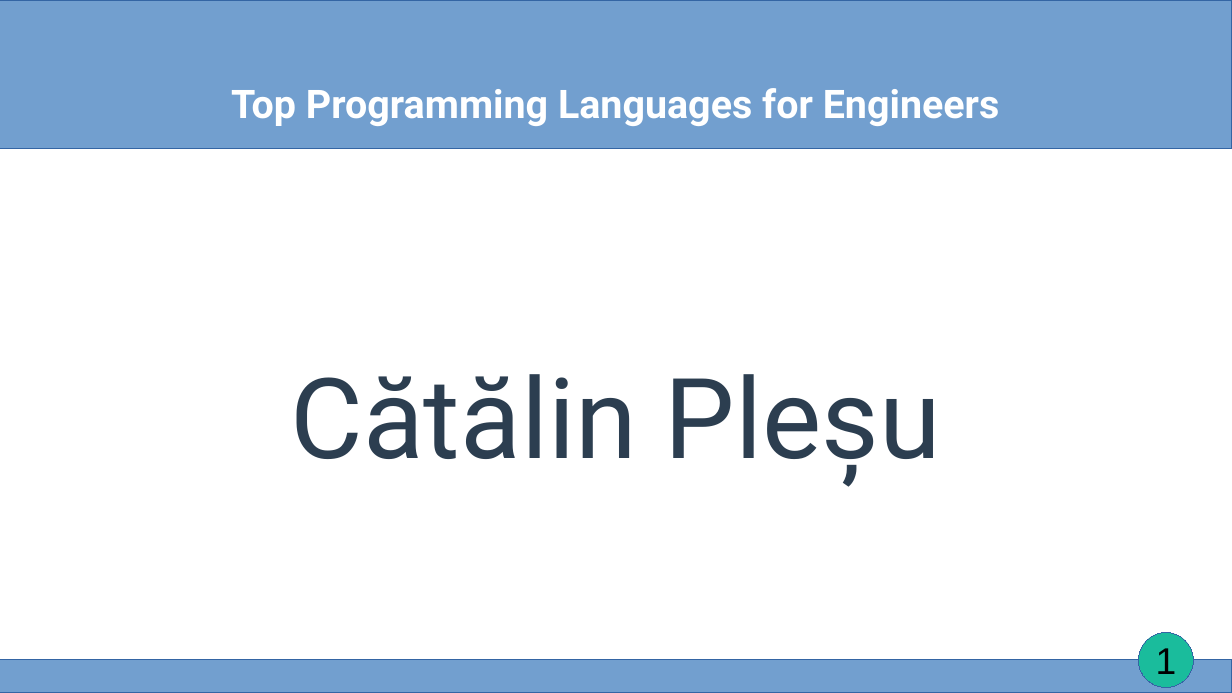
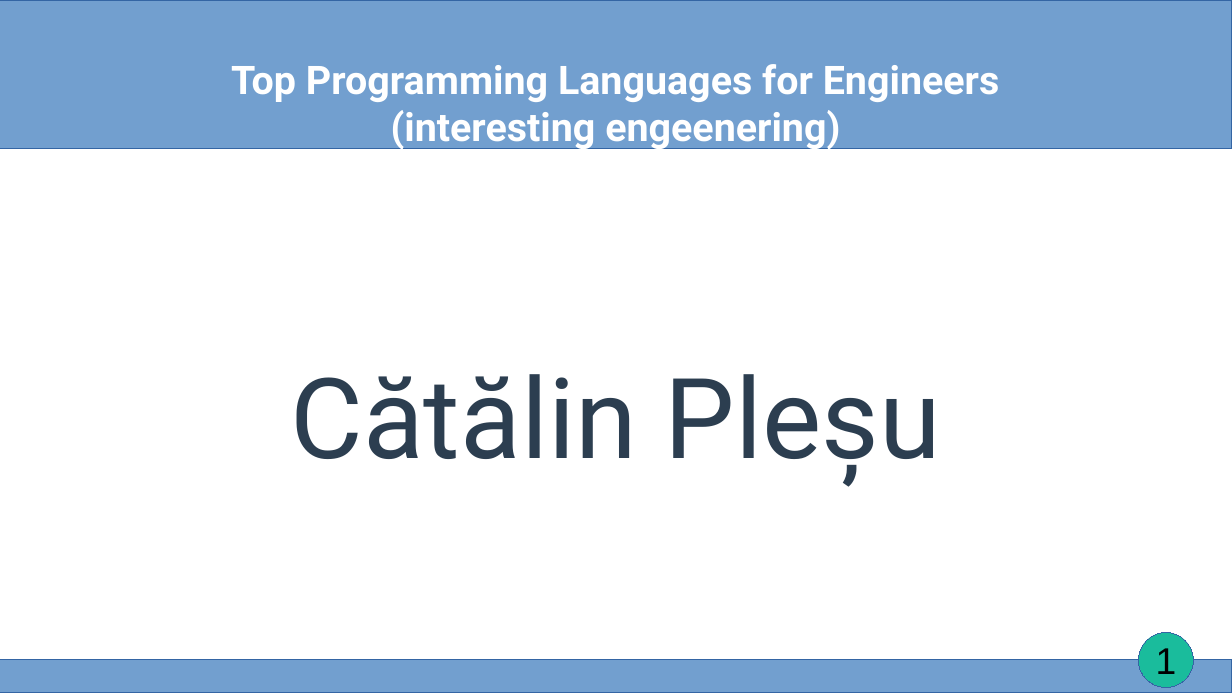
Before and after one commit to Catalinhimself/UTM, a slide deck: slide 1 of eng/top10programminglanguages/IE-Top10ProgLang.odp. Drawn at 1232x693 pixels with LibreOffice and Linux fonts; fonts in the diff are those of the drawing. Boxes give left, top, right and bottom in pixels: in the first picture for what was removed or moved away, otherwise in the second. Text is boxed around its words. In the diff, an @@ line names an element or a change of style, - is before the commit and + after.

```diff
--- a/eng/top10programminglanguages/IE-Top10ProgLang.odp
+++ b/eng/top10programminglanguages/IE-Top10ProgLang.odp
@@ title at (231,64,1000,152): text changed @@
-Top Programming Languages for Engineers
+Top Programming Languages for Engineers
+(interesting engeenering)
```
Also in this commit, not shown: 1 other slide changed, 34 other files.
